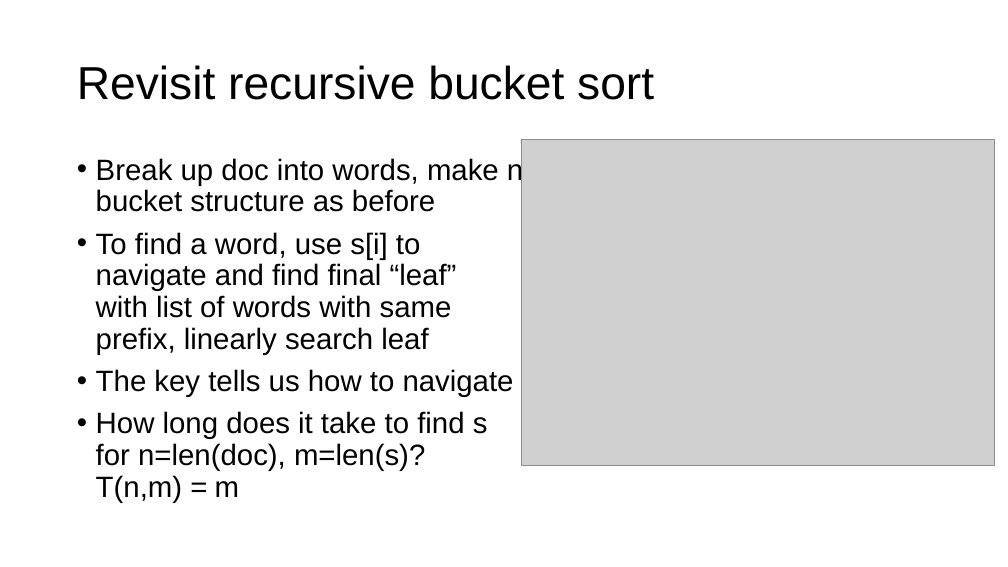
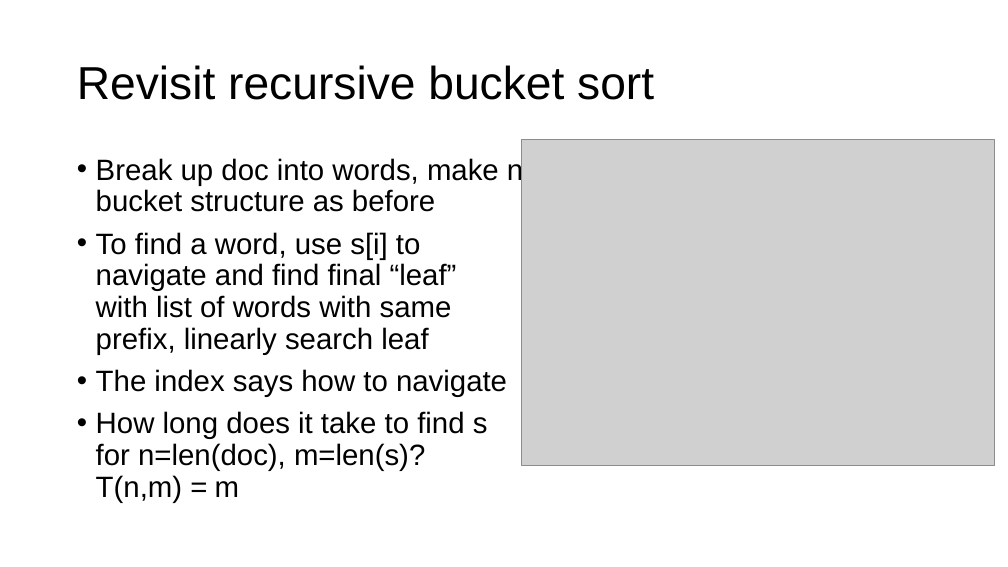
Before and after one commit to parrt/msds689, a slide deck: slide 9 of notes/searching.pptx. Drawn at 1008x567 pixels with LibreOffice and Linux fonts; fonts in the diff are those of the drawing; grey boxes stand for pictures; background and template pictures are left out. Boxes give left, top, right and bottom in pixels: in the first picture for what was removed or moved away, otherwise in the second. Text is boxed around its words. In the diff, an @@ line names an element or a change of style, - is before the commit and + after.

```diff
--- a/notes/searching.pptx
+++ b/notes/searching.pptx
@@ text at (x1=96, y1=369, x2=507, y2=397): text changed @@
-• The key tells us how to navigate
+• The index says how to navigate
```
Also in this commit, not shown: 6 other slides changed, 3 other files.
